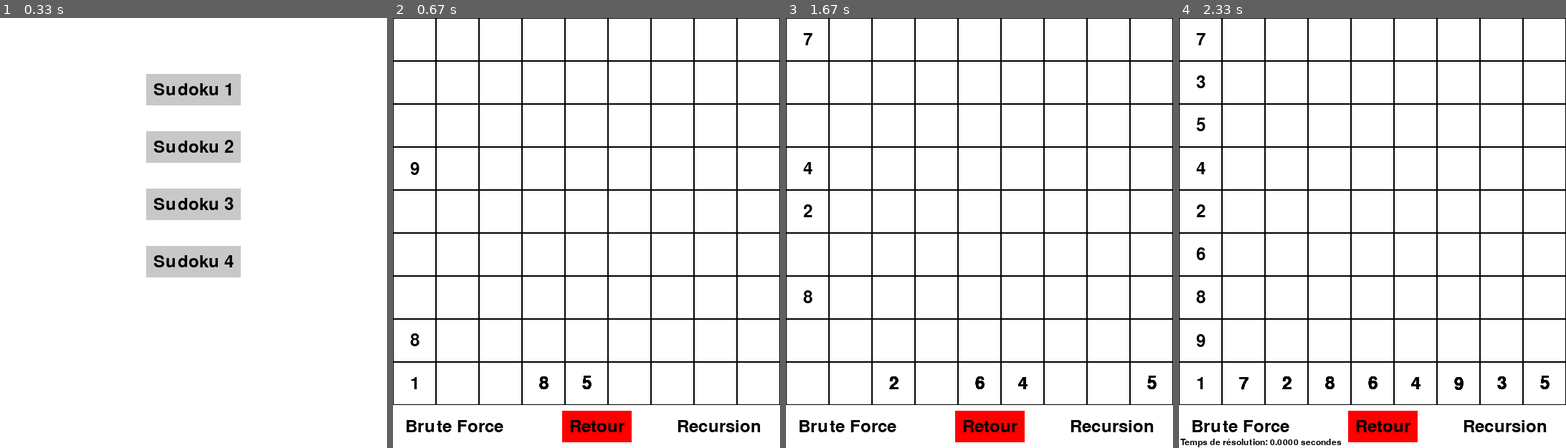
Above: before the commit, frames 1-4 (left to right).
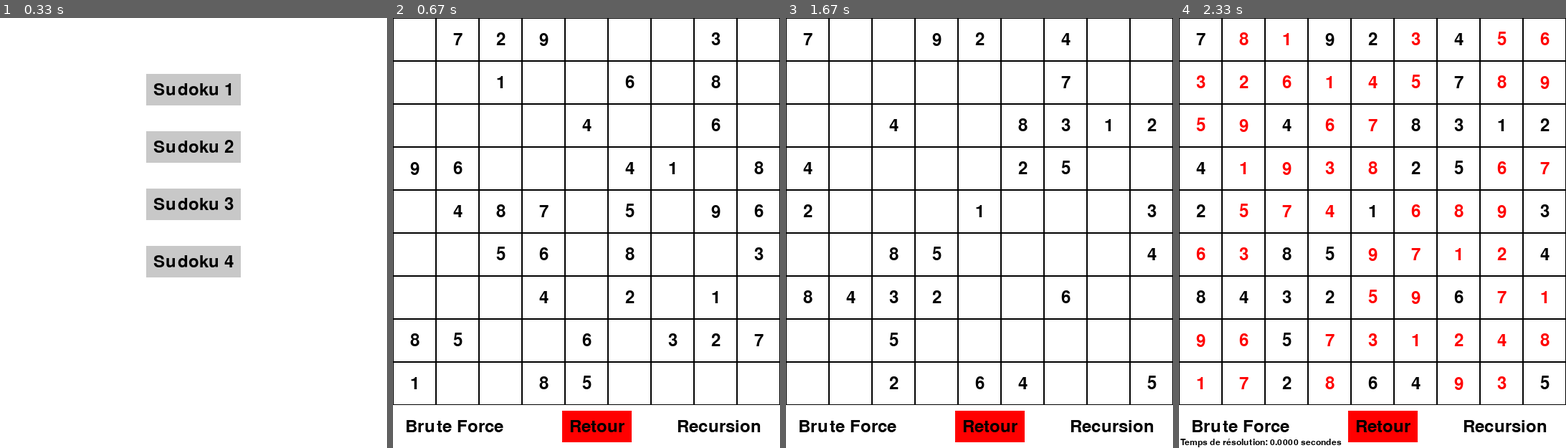
Above: after the commit, the same moments.

Repository: helio-aubrun/Sudoku-Solver
Game: pygame game, started from sudoku_pygame.py
Same seed, same stepped clock (60 frames per second), same inputs: the game is played once before the commit and once after it.
Inputs (mouse positions are in pixels of both pictures, inside the frame that each line leads up to):
- Up to frame 1 (0.33 s): no input
- Up to frame 2 (0.67 s): click "Sudoku 1" at 0.38 s
- Up to frame 3 (1.67 s): click (1111, 409) at 0.72 s; click "Retour" at 1.05 s; click "Sudoku 2" at 1.38 s
- Up to frame 4 (2.33 s): click (1504, 409) at 1.72 s

Frame 1 is identical in both runs. In frame 2, 1.3% of the frame differs, in the area x 15-96%, y 3-87%; in frame 3, 0.9%; in frame 4, 3.1%, in the area x 4-96%, y 3-87%.

Commit message:
add compare_grid
can now draw the added numbers in red

Diff:
--- a/sudoku_pygame.py
+++ b/sudoku_pygame.py
@@ -53,9 +53,7 @@
                     text_rect = text_surface.get_rect(center=(j * cell_size + cell_size // 2, i * cell_size + cell_size // 2))
                     self.SCREEN.blit(text_surface, text_rect)
                 # Dessiner la grid
-                for i in range(9):
-                    for j in range(9):
-                        pygame.draw.rect(self.SCREEN, self.BLACK, (j * cell_size, i * cell_size, cell_size, cell_size), 1)
+                pygame.draw.rect(self.SCREEN, self.BLACK, (j * cell_size, i * cell_size, cell_size, cell_size), 1)
 
     def draw_buttons(self):
         # Dessiner les boutons pour sélectionner les grids Sudoku
@@ -94,18 +92,19 @@
         else:
             return 0, False
 
-    def compare_grids(self, original_grid, solved_grid):
+    def compare_grids(self, original_grid):
         missing_numbers = []
         for i in range(9):
             for j in range(9):
-                if original_grid[i][j] == 0 and solved_grid[i][j] != 0:
-                    missing_numbers.append((i, j, solved_grid[i][j]))
+                if original_grid[i][j] == 0 :
+                    missing_numbers.append((i, j))
         return missing_numbers
 
     def run(self):
         # Lancer le programme principal
         start_program_time = time.time()  # Enregistrer le temps de départ du programme
         running = True
+        missing_numbers = None
         while running:
             self.SCREEN.fill(self.WHITE)
             for event in pygame.event.get():
@@ -131,22 +130,25 @@
                             self.selected_button = None
                             self.solving_method = None
                             self.solve_time = None
+                            missing_numbers = None
                         if event.button == 1:  # L'utilisateur clique avec le bouton gauche de la souris
                             cell_size = self.WIDTH // 9
 
             if self.sudoku_grid:
                 if self.solving_method and self.solve_time is None:
+                    missing_numbers = self.compare_grids(self.sudoku_grid)
                     start_solve_time = time.time()
                     success, solved_grid = self.solving_method(self.sudoku_grid)
                     end_solve_time = time.time()
                     self.solve_time = end_solve_time - start_solve_time
                     if success:
-                        missing_numbers = self.compare_grids(self.sudoku_grid, solved_grid)
                         self.draw_sudoku(self.sudoku_grid, missing_numbers)
                     else:
                         print("La résolution a échoué.")
-
-                self.draw_sudoku(self.sudoku_grid)
+                if missing_numbers:
+                    self.draw_sudoku(self.sudoku_grid, missing_numbers)
+                else:
+                    self.draw_sudoku(self.sudoku_grid)
                 font = pygame.font.Font(None, 36)
                 font_temps = pygame.font.Font(None, 18)
                 text_surface1 = font.render("Brute Force", True, self.BLACK)
